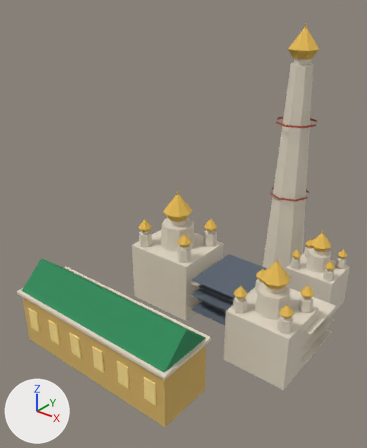
What one commit did to the glTF model public/assets/lmk/lmk_kremlin_inside.glb.
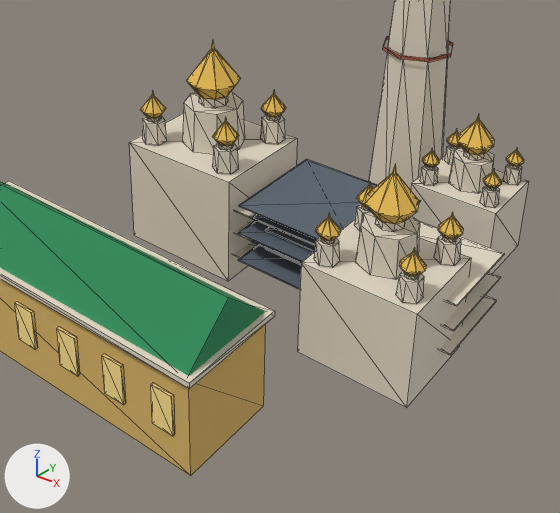
Each version appears first whole from a 50 mm lens placed at (15.2, -25.3, 21.8), pointed at (-3.1, -2.4, 7.7), and next in a close-up on the part from 17% to 100% of the width and 37% to 100% of the height. The lights are fixed; the arrows at lower left show +X, +Y and +Z. The last two pictures show the newer version. The close-ups show mesh edges as thin lines. Where no turn or scale is listed for an object, it has been applied to the vertices. Vertices at exactly the same position are counted once.

In view in the first close-up: 'lmk_kremlin_inside'.
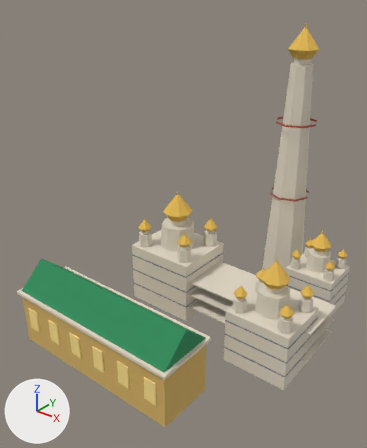
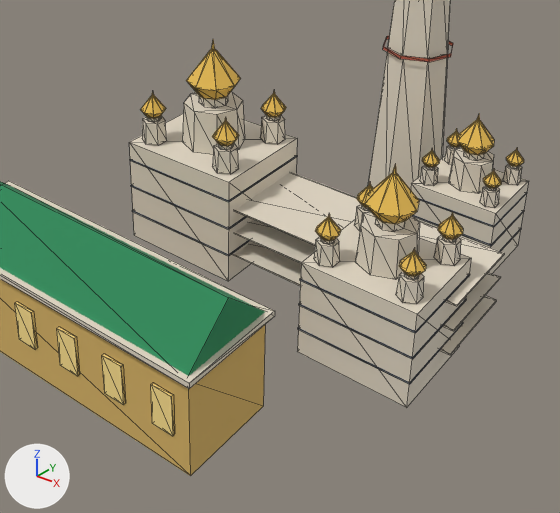
What changed in the scene script:
```text
Change me_lmk_kremlin_inside:
    where me_lmk_kremlin_inside.from_pydata(...)  # 1166 vertices, 2104 faces; spans x -8.1..8.1, y -10.1..10.1, z -9.6..9.6
    used by ob_lmk_kremlin_inside; location = (-2.09, -0.4, 9.62)
    me_lmk_kremlin_inside part 1: the loose piece of 8 vertices spanning x -0.4..4.6, y -1.8..2.6, z -8.5..-8.4 is moved by (-5.5, 0.0, 0.0)
    me_lmk_kremlin_inside part 2: the loose piece of 8 vertices spanning x -0.4..4.6, y -1.8..2.6, z -7.3..-7.2 is moved by (-5.5, 0.0, 0.0)
    me_lmk_kremlin_inside part 3: the loose piece of 8 vertices spanning x -0.4..4.6, y -1.8..2.6, z -6.1..-6.0 is moved by (-5.5, 0.0, 0.0)
    me_lmk_kremlin_inside part 4: the loose piece of 8 vertices spanning x -0.1..4.2, y -1.5..2.3, z -8.6 is moved by (3.5, -2.0, 0.0)
    me_lmk_kremlin_inside part 5: the loose piece of 8 vertices spanning x -0.1..4.2, y -1.5..2.3, z -7.6 is moved by (3.5, -2.0, 0.0)
    me_lmk_kremlin_inside part 6: the loose piece of 8 vertices spanning x -0.1..4.2, y -1.5..2.3, z -6.6..-6.5 is moved by (3.5, -2.0, 0.0)
    me_lmk_kremlin_inside part 7: the loose piece of 8 vertices spanning x 0.3..3.9, y -1.2..2.0, z -8.0..-7.9 is moved by (3.0, 5.5, 0.0)
    me_lmk_kremlin_inside part 8: the loose piece of 8 vertices spanning x 0.3..3.9, y -1.2..2.0, z -7.1 is moved by (3.0, 5.5, 0.0)
```

Changed parts and their boxes [x1, y1, x2, y2] in the close-ups (560 x 513 px; the box of a moved part takes in the faces that stretch with it):
part 1 of me_lmk_kremlin_inside, moved or reshaped: before [238, 245, 301, 289]; after [132, 210, 250, 256]
part 2 of me_lmk_kremlin_inside, moved or reshaped: before [238, 220, 314, 262]; after [131, 185, 247, 230]
part 3 of me_lmk_kremlin_inside, moved or reshaped: before [239, 159, 421, 239]; after [130, 155, 297, 202]
part 4 of me_lmk_kremlin_inside, moved or reshaped (not visible before): after [298, 322, 463, 384]
part 5 of me_lmk_kremlin_inside, moved or reshaped (mostly hidden before): before [252, 240, 301, 263]; after [299, 299, 466, 359]
part 6 of me_lmk_kremlin_inside, moved or reshaped: before [252, 214, 316, 245]; after [300, 274, 470, 333]
part 7 of me_lmk_kremlin_inside, moved or reshaped: before [265, 248, 301, 265]; after [412, 210, 524, 246]
part 8 of me_lmk_kremlin_inside, moved or reshaped: before [265, 226, 315, 252]; after [418, 192, 527, 227]
